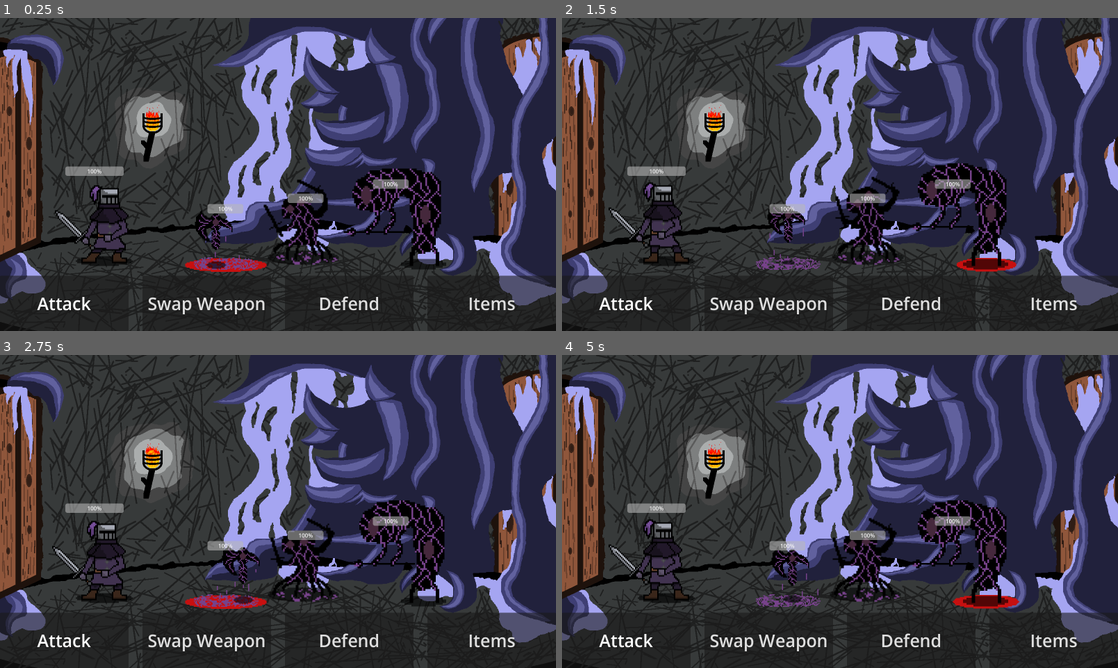
Above: before the commit, frames 1-4 (two rows, left to right).
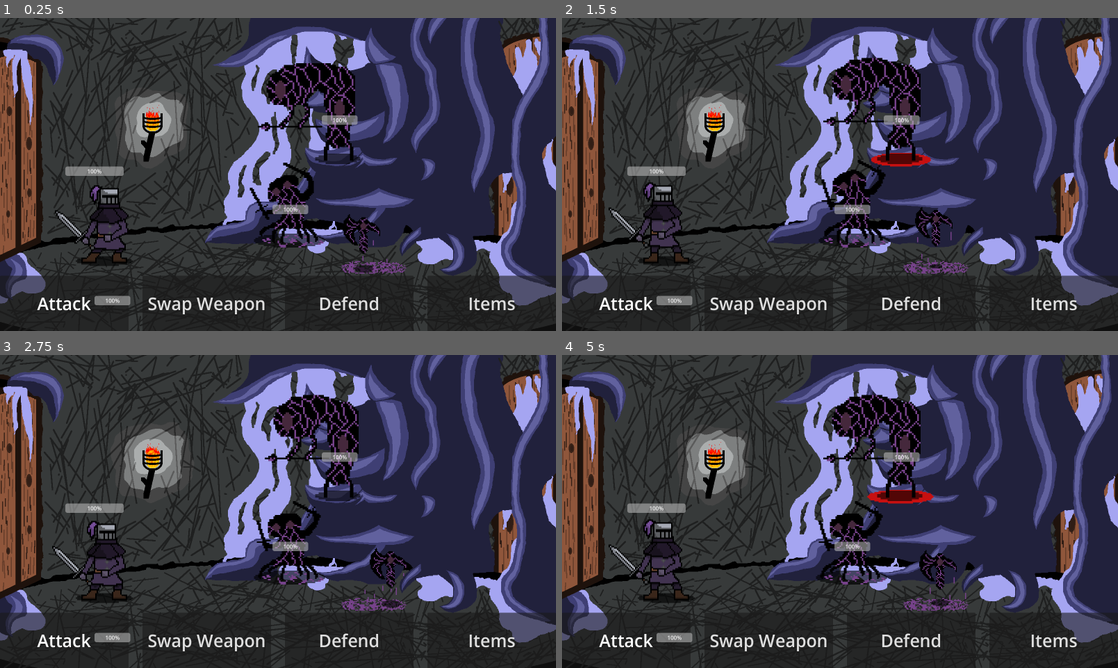
Above: after the commit, the same moments.

Repository: mwingerden/Shinko
Game: Godot game, scene res://Scenes/Levels/level_1.tscn
The game is run twice, just before and just after one commit, with the same random seed, the same clock (stepped at 60 frames per second) and the same inputs. The engine's default icon, where the game draws it, is replaced by a stand-in: a white triangle on a blue panel in a dark square.
Inputs:
- Up to frame 1 (0.25 s): no input
- Up to frame 2 (1.5 s): hold Up (ui_up) 0.53-1.28 s; hold Down (ui_down) from 1.28 s (still down)
- Up to frame 3 (2.75 s): release Down (ui_down) at 2.03 s; hold Up (ui_up) from 2.03 s (still down)
- Up to frame 4 (5 s): release Up (ui_up) at 3.53 s; hold Down (ui_down) from 3.53 s (still down)

The runs differ from the first frame. In frame 1, 10% of the frame differs, in the area x 17-81%, y 14-92%; in frame 2, 10%; in frame 3, 10%; in frame 4, 10%, in the area x 17-83%, y 12-92%.

Commit message:
Added Potion Animations

Diff:
--- a/Scenes/Enemies/enemy_axe.tscn
+++ b/Scenes/Enemies/enemy_axe.tscn
@@ -1,7 +1,7 @@
 [gd_scene load_steps=11 format=3 uid="uid://ceoqfxrqkw12k"]
 
 [ext_resource type="Script" path="res://Scripts/Enemies/enemy_axe.gd" id="1_ynyri"]
-[ext_resource type="Texture2D" uid="uid://bgax3msu3hmqe" path="res://Scripts/Utility/Selected.png" id="2_uku2n"]
+[ext_resource type="Texture2D" uid="uid://bgax3msu3hmqe" path="res://Assets/Sprites/Utility/Selected.png" id="2_5swa1"]
 [ext_resource type="Texture2D" uid="uid://djekt6japru8o" path="res://Assets/Sprites/Enemies/EnemyAxe.png" id="3_57py8"]
 
 [sub_resource type="RectangleShape2D" id="RectangleShape2D_q78wt"]
@@ -43,6 +43,21 @@
 "move": SubResource("Animation_osui6")
 }
 
+[sub_resource type="Animation" id="Animation_81n5b"]
+length = 0.001
+tracks/0/type = "value"
+tracks/0/imported = false
+tracks/0/enabled = true
+tracks/0/path = NodePath("Selected:frame_coords")
+tracks/0/interp = 1
+tracks/0/loop_wrap = true
+tracks/0/keys = {
+"times": PackedFloat32Array(0),
+"transitions": PackedFloat32Array(1),
+"update": 1,
+"values": [Vector2i(0, 0)]
+}
+
 [sub_resource type="Animation" id="Animation_thidh"]
 resource_name = "selected"
 length = 0.6
@@ -60,21 +75,6 @@
 "values": [Vector2i(0, 0), Vector2i(0, 1), Vector2i(0, 2), Vector2i(0, 3), Vector2i(0, 4), Vector2i(0, 5)]
 }
 
-[sub_resource type="Animation" id="Animation_81n5b"]
-length = 0.001
-tracks/0/type = "value"
-tracks/0/imported = false
-tracks/0/enabled = true
-tracks/0/path = NodePath("Selected:frame_coords")
-tracks/0/interp = 1
-tracks/0/loop_wrap = true
-tracks/0/keys = {
-"times": PackedFloat32Array(0),
-"transitions": PackedFloat32Array(1),
-"update": 1,
-"values": [Vector2i(0, 0)]
-}
-
 [sub_resource type="AnimationLibrary" id="AnimationLibrary_bqkkd"]
 _data = {
 "RESET": SubResource("Animation_81n5b"),
@@ -87,7 +87,7 @@
 [node name="Selected" type="Sprite2D" parent="." groups=["EnemyAxe"]]
 visible = false
 scale = Vector2(4.09375, 3)
-texture = ExtResource("2_uku2n")
+texture = ExtResource("2_5swa1")
 vframes = 6
 
 [node name="Sprite2D" type="Sprite2D" parent="." groups=["EnemyAxe"]]
--- a/Scenes/Enemies/enemy_spear.tscn
+++ b/Scenes/Enemies/enemy_spear.tscn
@@ -1,7 +1,7 @@
 [gd_scene load_steps=11 format=3 uid="uid://cul21ipddiisb"]
 
 [ext_resource type="Script" path="res://Scripts/Enemies/enemy_spear.gd" id="1_656d0"]
-[ext_resource type="Texture2D" uid="uid://bgax3msu3hmqe" path="res://Scripts/Utility/Selected.png" id="2_vvhpx"]
+[ext_resource type="Texture2D" uid="uid://bgax3msu3hmqe" path="res://Assets/Sprites/Utility/Selected.png" id="2_h0na1"]
 [ext_resource type="Texture2D" uid="uid://jexy8lc344j5" path="res://Assets/Sprites/Enemies/EnemySpear.png" id="3_ckk0g"]
 
 [sub_resource type="RectangleShape2D" id="RectangleShape2D_n4np2"]
@@ -43,6 +43,21 @@
 "move": SubResource("Animation_bfjts")
 }
 
+[sub_resource type="Animation" id="Animation_81n5b"]
+length = 0.001
+tracks/0/type = "value"
+tracks/0/imported = false
+tracks/0/enabled = true
+tracks/0/path = NodePath("Selected:frame_coords")
+tracks/0/interp = 1
+tracks/0/loop_wrap = true
+tracks/0/keys = {
+"times": PackedFloat32Array(0),
+"transitions": PackedFloat32Array(1),
+"update": 1,
+"values": [Vector2i(0, 0)]
+}
+
 [sub_resource type="Animation" id="Animation_thidh"]
 resource_name = "selected"
 length = 0.6
@@ -60,21 +75,6 @@
 "values": [Vector2i(0, 0), Vector2i(0, 1), Vector2i(0, 2), Vector2i(0, 3), Vector2i(0, 4), Vector2i(0, 5)]
 }
 
-[sub_resource type="Animation" id="Animation_81n5b"]
-length = 0.001
-tracks/0/type = "value"
-tracks/0/imported = false
-tracks/0/enabled = true
-tracks/0/path = NodePath("Selected:frame_coords")
-tracks/0/interp = 1
-tracks/0/loop_wrap = true
-tracks/0/keys = {
-"times": PackedFloat32Array(0),
-"transitions": PackedFloat32Array(1),
-"update": 1,
-"values": [Vector2i(0, 0)]
-}
-
 [sub_resource type="AnimationLibrary" id="AnimationLibrary_bqkkd"]
 _data = {
 "RESET": SubResource("Animation_81n5b"),
@@ -86,12 +86,13 @@
 
 [node name="Selected" type="Sprite2D" parent="." groups=["Enemy"]]
 visible = false
-position = Vector2(96, 70)
+position = Vector2(-3, -48)
 scale = Vector2(3, 3)
-texture = ExtResource("2_vvhpx")
+texture = ExtResource("2_h0na1")
 vframes = 6
 
 [node name="Sprite2D" type="Sprite2D" parent="." groups=["Enemy"]]
+position = Vector2(-100, -119)
 scale = Vector2(5, 5)
 texture = ExtResource("3_ckk0g")
 vframes = 6
--- a/Scenes/Enemies/enemy_sword.tscn
+++ b/Scenes/Enemies/enemy_sword.tscn
@@ -1,7 +1,7 @@
 [gd_scene load_steps=11 format=3 uid="uid://dyyqli7iqtir6"]
 
 [ext_resource type="Script" path="res://Scripts/Enemies/enemy_sword.gd" id="1_3gmax"]
-[ext_resource type="Texture2D" uid="uid://bgax3msu3hmqe" path="res://Scripts/Utility/Selected.png" id="2_swqhw"]
+[ext_resource type="Texture2D" uid="uid://bgax3msu3hmqe" path="res://Assets/Sprites/Utility/Selected.png" id="2_e0ruq"]
 [ext_resource type="Texture2D" uid="uid://bnocea4ppqjgk" path="res://Assets/Sprites/Enemies/EnemySword.png" id="3_6snwe"]
 
 [sub_resource type="Animation" id="Animation_yqsqe"]
@@ -44,6 +44,21 @@
 
 [sub_resource type="RectangleShape2D" id="RectangleShape2D_ki30x"]
 
+[sub_resource type="Animation" id="Animation_81n5b"]
+length = 0.001
+tracks/0/type = "value"
+tracks/0/imported = false
+tracks/0/enabled = true
+tracks/0/path = NodePath("Selected:frame_coords")
+tracks/0/interp = 1
+tracks/0/loop_wrap = true
+tracks/0/keys = {
+"times": PackedFloat32Array(0),
+"transitions": PackedFloat32Array(1),
+"update": 1,
+"values": [Vector2i(0, 0)]
+}
+
 [sub_resource type="Animation" id="Animation_thidh"]
 resource_name = "selected"
 length = 0.6
@@ -61,21 +76,6 @@
 "values": [Vector2i(0, 0), Vector2i(0, 1), Vector2i(0, 2), Vector2i(0, 3), Vector2i(0, 4), Vector2i(0, 5)]
 }
 
-[sub_resource type="Animation" id="Animation_81n5b"]
-length = 0.001
-tracks/0/type = "value"
-tracks/0/imported = false
-tracks/0/enabled = true
-tracks/0/path = NodePath("Selected:frame_coords")
-tracks/0/interp = 1
-tracks/0/loop_wrap = true
-tracks/0/keys = {
-"times": PackedFloat32Array(0),
-"transitions": PackedFloat32Array(1),
-"update": 1,
-"values": [Vector2i(0, 0)]
-}
-
 [sub_resource type="AnimationLibrary" id="AnimationLibrary_bqkkd"]
 _data = {
 "RESET": SubResource("Animation_81n5b"),
@@ -87,12 +87,13 @@
 
 [node name="Selected" type="Sprite2D" parent="." groups=["Enemy"]]
 visible = false
+position = Vector2(2, -84)
 scale = Vector2(4.21875, 3.46094)
-texture = ExtResource("2_swqhw")
+texture = ExtResource("2_e0ruq")
 vframes = 6
 
 [node name="Sprite2D" type="Sprite2D" parent="." groups=["Enemy"]]
-position = Vector2(-12, -23)
+position = Vector2(-8, -104)
 scale = Vector2(4, 4)
 texture = ExtResource("3_6snwe")
 vframes = 8
--- a/Scenes/Items/potion_health.tscn
+++ b/Scenes/Items/potion_health.tscn
@@ -1,12 +1,58 @@
-[gd_scene load_steps=2 format=3 uid="uid://cps6w3ggrbx75"]
+[gd_scene load_steps=6 format=3 uid="uid://cps6w3ggrbx75"]
 
-[ext_resource type="Texture2D" uid="uid://bj6dj5o8jmjk7" path="res://icon.svg" id="1_0owan"]
+[ext_resource type="Texture2D" uid="uid://c5c1tgkkx3d5y" path="res://Assets/Sprites/Potions/HealthPotion.png" id="1_fuc6w"]
+[ext_resource type="Script" path="res://Scripts/Utility/potions.gd" id="1_o25c4"]
+
+[sub_resource type="Animation" id="Animation_3w4b3"]
+resource_name = "play"
+length = 0.7
+loop_mode = 1
+step = 0.05
+tracks/0/type = "value"
+tracks/0/imported = false
+tracks/0/enabled = true
+tracks/0/path = NodePath("Sprite2D:frame_coords")
+tracks/0/interp = 1
+tracks/0/loop_wrap = true
+tracks/0/keys = {
+"times": PackedFloat32Array(0, 0.1, 0.2, 0.3, 0.4, 0.5, 0.6),
+"transitions": PackedFloat32Array(1, 1, 1, 1, 1, 1, 1),
+"update": 1,
+"values": [Vector2i(0, 0), Vector2i(0, 1), Vector2i(0, 2), Vector2i(0, 3), Vector2i(0, 4), Vector2i(0, 5), Vector2i(0, 6)]
+}
+
+[sub_resource type="Animation" id="Animation_uxuq0"]
+length = 0.001
+tracks/0/type = "value"
+tracks/0/imported = false
+tracks/0/enabled = true
+tracks/0/path = NodePath("Sprite2D:frame_coords")
+tracks/0/interp = 1
+tracks/0/loop_wrap = true
+tracks/0/keys = {
+"times": PackedFloat32Array(0),
+"transitions": PackedFloat32Array(1),
+"update": 1,
+"values": [Vector2i(0, 0)]
+}
+
+[sub_resource type="AnimationLibrary" id="AnimationLibrary_s8n8y"]
+_data = {
+"RESET": SubResource("Animation_uxuq0"),
+"play": SubResource("Animation_3w4b3")
+}
 
 [node name="PotionHealth" type="Node2D"]
+scale = Vector2(9, 9)
+script = ExtResource("1_o25c4")
 
 [node name="AnimationPlayer" type="AnimationPlayer" parent="."]
+libraries = {
+"": SubResource("AnimationLibrary_s8n8y")
+}
 
 [node name="Sprite2D" type="Sprite2D" parent="."]
-modulate = Color(100, 0.775, 0.747, 1)
-scale = Vector2(0.53125, 0.269531)
-texture = ExtResource("1_0owan")
+position = Vector2(0, 1)
+scale = Vector2(0.28125, 0.269531)
+texture = ExtResource("1_fuc6w")
+vframes = 8
--- a/Scenes/Items/potion_shield.tscn
+++ b/Scenes/Items/potion_shield.tscn
@@ -1,12 +1,58 @@
-[gd_scene load_steps=2 format=3 uid="uid://g7bts3nluein"]
+[gd_scene load_steps=6 format=3 uid="uid://g7bts3nluein"]
 
-[ext_resource type="Texture2D" uid="uid://bj6dj5o8jmjk7" path="res://icon.svg" id="1_ye51b"]
+[ext_resource type="Script" path="res://Scripts/Utility/potions.gd" id="1_0hp4i"]
+[ext_resource type="Texture2D" uid="uid://y1kctf3cpoed" path="res://Assets/Sprites/Potions/ShieldPotion.png" id="1_2sq7a"]
+
+[sub_resource type="Animation" id="Animation_lwlgv"]
+resource_name = "play"
+length = 0.7
+loop_mode = 1
+step = 0.05
+tracks/0/type = "value"
+tracks/0/imported = false
+tracks/0/enabled = true
+tracks/0/path = NodePath("Sprite2D:frame_coords")
+tracks/0/interp = 1
+tracks/0/loop_wrap = true
+tracks/0/keys = {
+"times": PackedFloat32Array(0, 0.1, 0.2, 0.3, 0.4, 0.5, 0.6),
+"transitions": PackedFloat32Array(1, 1, 1, 1, 1, 1, 1),
+"update": 1,
+"values": [Vector2i(0, 0), Vector2i(0, 1), Vector2i(0, 2), Vector2i(0, 3), Vector2i(0, 4), Vector2i(0, 5), Vector2i(0, 6)]
+}
+
+[sub_resource type="Animation" id="Animation_kfeor"]
+length = 0.001
+tracks/0/type = "value"
+tracks/0/imported = false
+tracks/0/enabled = true
+tracks/0/path = NodePath("Sprite2D:frame_coords")
+tracks/0/interp = 1
+tracks/0/loop_wrap = true
+tracks/0/keys = {
+"times": PackedFloat32Array(0),
+"transitions": PackedFloat32Array(1),
+"update": 1,
+"values": [Vector2i(0, 0)]
+}
+
+[sub_resource type="AnimationLibrary" id="AnimationLibrary_tmxeb"]
+_data = {
+"RESET": SubResource("Animation_kfeor"),
+"play": SubResource("Animation_lwlgv")
+}
 
 [node name="PotionShield" type="Node2D"]
+position = Vector2(0, 1)
+scale = Vector2(9, 9)
+script = ExtResource("1_0hp4i")
 
 [node name="AnimationPlayer" type="AnimationPlayer" parent="."]
+libraries = {
+"": SubResource("AnimationLibrary_tmxeb")
+}
 
 [node name="Sprite2D" type="Sprite2D" parent="."]
-modulate = Color(1, 100, 1, 1)
-scale = Vector2(0.710938, 0.210938)
-texture = ExtResource("1_ye51b")
+scale = Vector2(0.230469, 0.210938)
+texture = ExtResource("1_2sq7a")
+vframes = 8
--- a/Scenes/Levels/level_1.tscn
+++ b/Scenes/Levels/level_1.tscn
@@ -183,17 +183,20 @@
 position = Vector2(274, 567)
 
 [node name="GroupEnemy1" parent="Battle" instance=ExtResource("1_jtqnb")]
-position = Vector2(1119, 189)
+position = Vector2(794, 453)
 script = null
 
 [node name="EnemyAxe" parent="Battle/GroupEnemy1" index="0"]
 position = Vector2(-471, 445)
 
+[node name="Sprite2D" parent="Battle/GroupEnemy1/EnemyAxe" index="1"]
+position = Vector2(753, -259)
+
 [node name="EnemySpear" parent="Battle/GroupEnemy1" index="1"]
-position = Vector2(5, 374)
+position = Vector2(183, -74)
 
 [node name="EnemySword" parent="Battle/GroupEnemy1" index="2"]
-position = Vector2(-240, 415)
+position = Vector2(41, 183)
 
 [connection signal="pressed" from="Actions/Panel/HBoxContainer/Attack" to="Battle" method="_on_attack_pressed"]
 [connection signal="pressed" from="Actions/Panel/HBoxContainer/Swap Weapon" to="Battle" method="_on_swap_weapon_pressed"]
--- /dev/null
+++ b/Scripts/Utility/potions.gd
@@ -0,0 +1,11 @@
+extends Node2D
+@onready var animation_player = $AnimationPlayer
+
+# Called when the node enters the scene tree for the first time.
+func _ready():
+	pass # Replace with function body.
+
+@warning_ignore("unused_parameter")
+func _process(delta):
+	animation_player.play("play")
+	pass
--- a/Scripts/Utility/upgrade.gd
+++ b/Scripts/Utility/upgrade.gd
@@ -20,6 +20,7 @@
 	set_text()
 	check_exp()
 
+@warning_ignore("unused_parameter")
 func _process(delta):
 	background_animation_player.play("background")
 
Renamed: Scripts/Utility/Selected.png -> Assets/Sprites/Utility/Selected.png
Not shown, changed: Assets/Sprites/Utility/Selected.png.import
